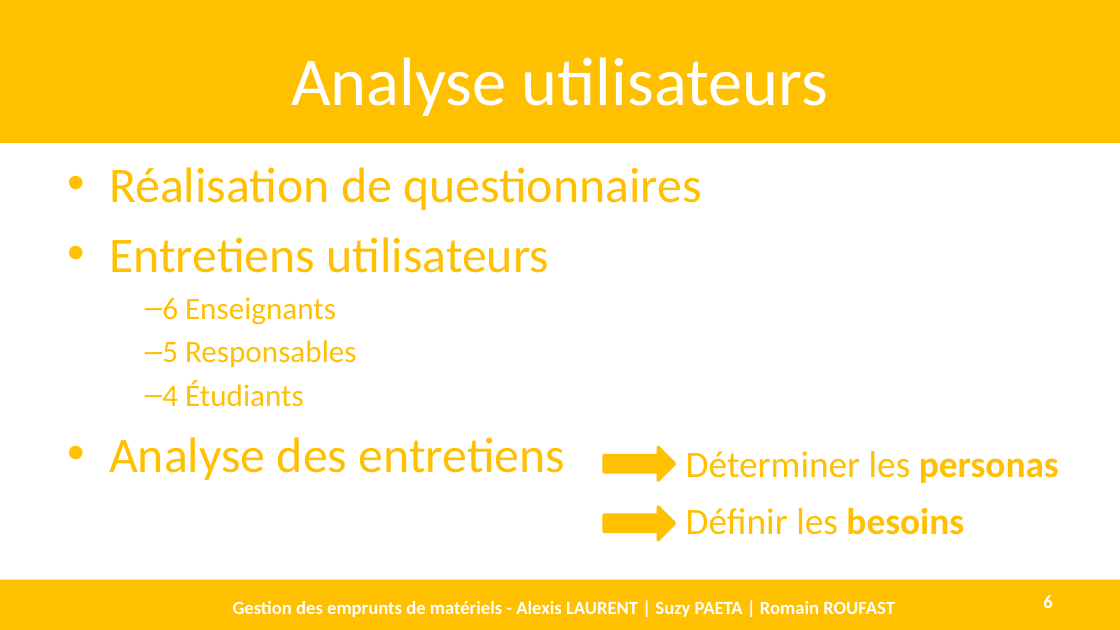
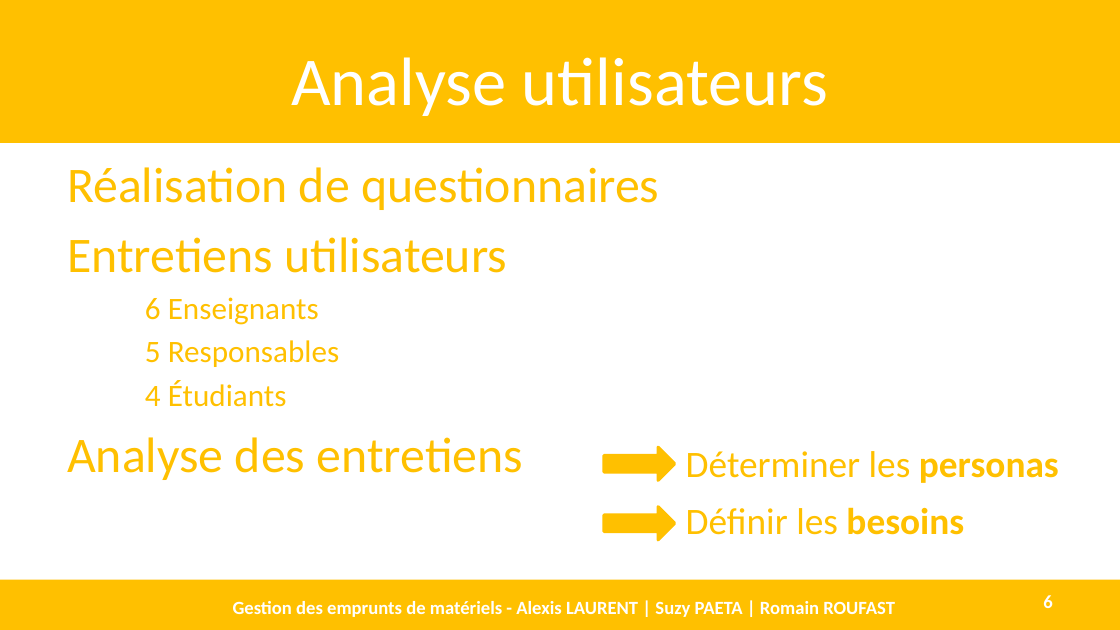
Before and after one commit to AlexisLaurent/Gestion_des_Emprunts, a slide deck: slide 6 of Livrables/D1.3 - DEF.pptx. Drawn at 1120x630 pixels with LibreOffice and Linux fonts; fonts in the diff are those of the drawing. Boxes give left, top, right and bottom in pixels: in the first picture for what was removed or moved away, otherwise in the second. Text is boxed around its words. In the diff, an @@ line names an element or a change of style, - is before the commit and + after.

```diff
--- a/Livrables/D1.3 - DEF.pptx
+++ b/Livrables/D1.3 - DEF.pptx
@@ text "Réalisation de questionnaires" at bbox=[67, 167, 659, 480]: bullet • to none; bullet – to none @@
```
Also in this commit, not shown: 8 other slides changed.
